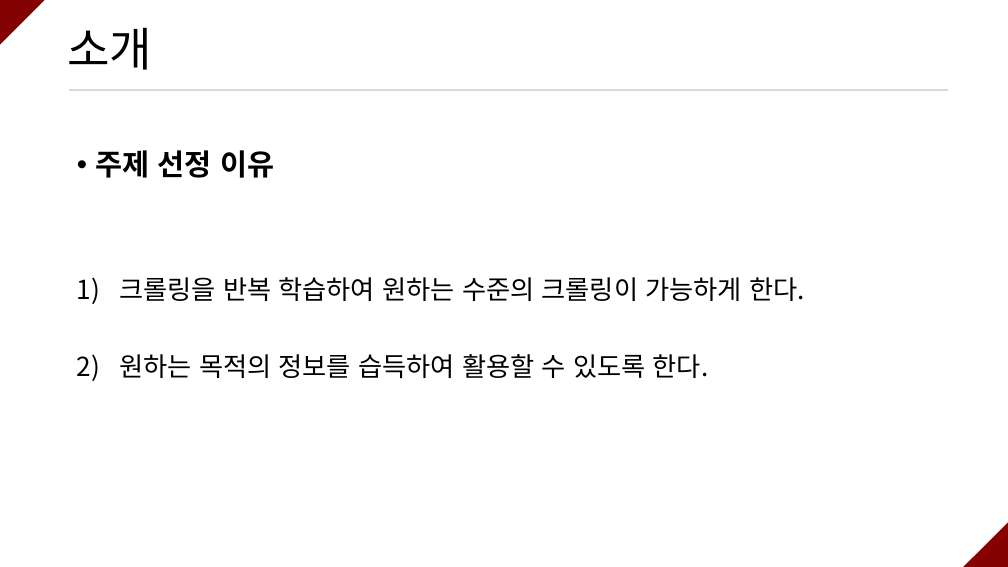
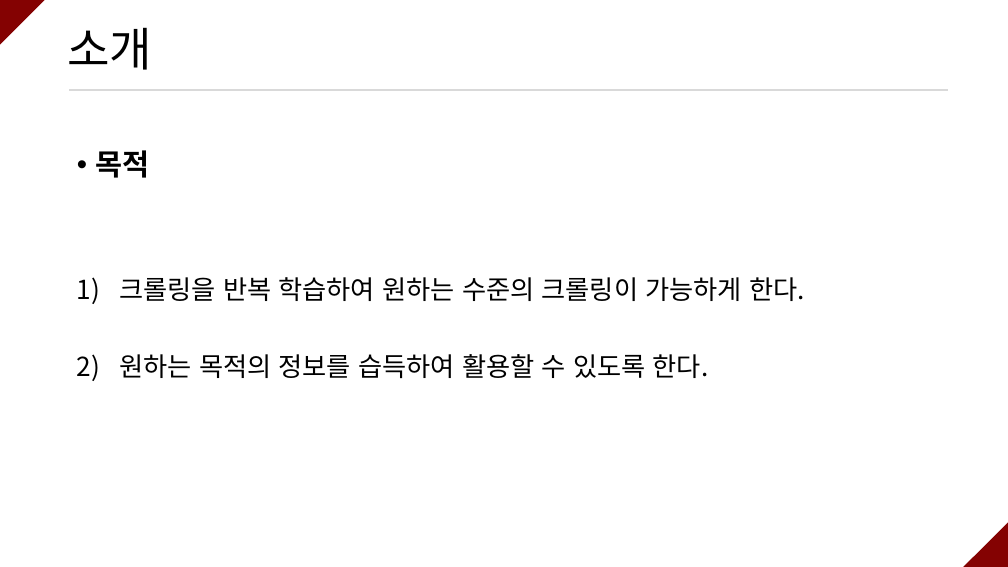
Before and after one commit to ramieeee/self_learning, a slide deck: slide 3 of semi_projects/쇼핑몰 옷 사이즈 확인 크롤링/쇼핑몰 옷 사이즈 확인 크롤링.pptx. Drawn at 1008x567 pixels with LibreOffice and Linux fonts; fonts in the diff are those of the drawing. Boxes give left, top, right and bottom in pixels: in the first picture for what was removed or moved away, otherwise in the second. Text is boxed around its words. In the diff, an @@ line names an element or a change of style, - is before the commit and + after.

```diff
--- a/semi_projects/쇼핑몰 옷 사이즈 확인 크롤링/쇼핑몰 옷 사이즈 확인 크롤링.pptx
+++ b/semi_projects/쇼핑몰 옷 사이즈 확인 크롤링/쇼핑몰 옷 사이즈 확인 크롤링.pptx
@@ text at (x1=96, y1=150, x2=150, y2=178): text changed @@
-• 주제 선정 이유
+• 목적
```
Also in this commit, not shown: 3 other slides changed, 9 slides added, 5 other files.
